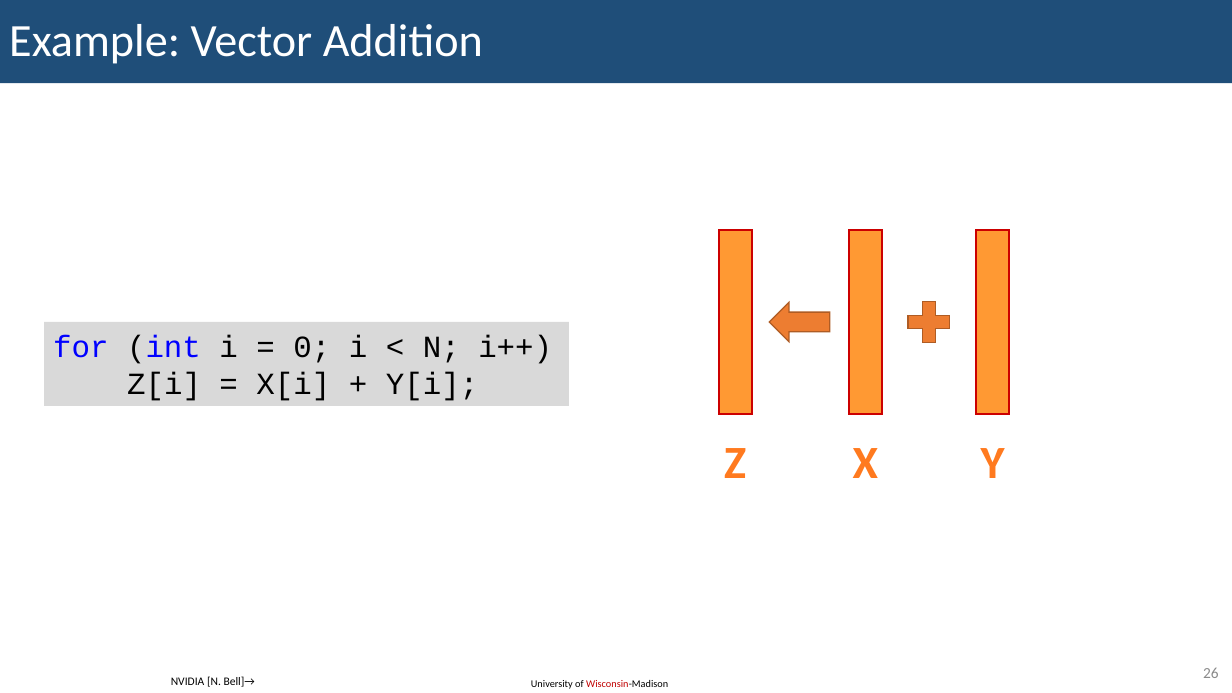
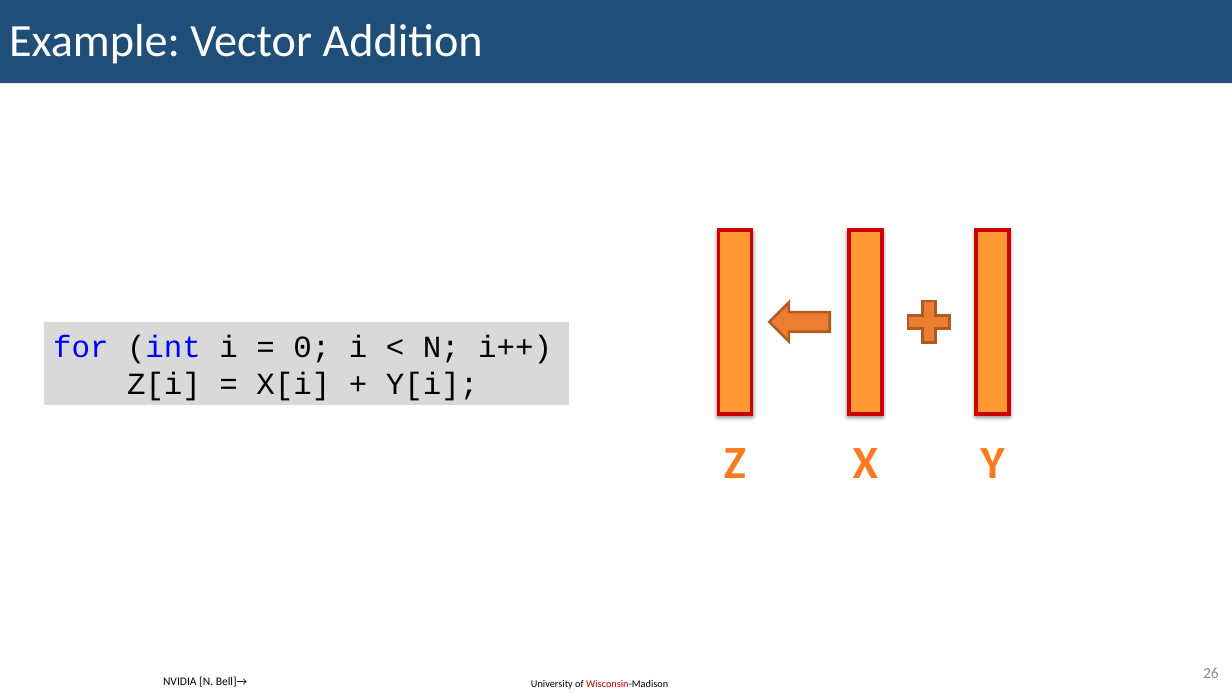
Before and after one commit to KennyKangMPC/CS-759, a slide deck: slide 26 of lecture_notes/lecture18_0305.pptx. Drawn at 1232x693 pixels with LibreOffice and Linux fonts; fonts in the diff are those of the drawing. Boxes give left, top, right and bottom in pixels: in the first picture for what was removed or moved away, otherwise in the second. Text is boxed around its words. In the diff, an @@ line names an element or a change of style, - is before the commit and + after.

```diff
--- a/lecture_notes/lecture18_0305.pptx
+++ b/lecture_notes/lecture18_0305.pptx
@@ outline #CC0000 1.5 pt to #CC0000 3 pt; shadow on in 3 elements at bbox=[849, 230, 883, 414], bbox=[976, 230, 1009, 414], bbox=[719, 230, 752, 414] @@
@@ left arrow at bbox=[770, 302, 830, 342]: outline #AF5C24 1 pt to #AF5C24 2 pt; proportions changed @@
@@ text "NVIDIA [N. Bell]→": place and size @@
-text "NVIDIA [N. Bell]→" at bbox=[171, 676, 255, 687]
+text "NVIDIA [N. Bell]→" at bbox=[163, 676, 247, 687]
```
Also in this commit, not shown: 71 other slides changed, 3 other files.
